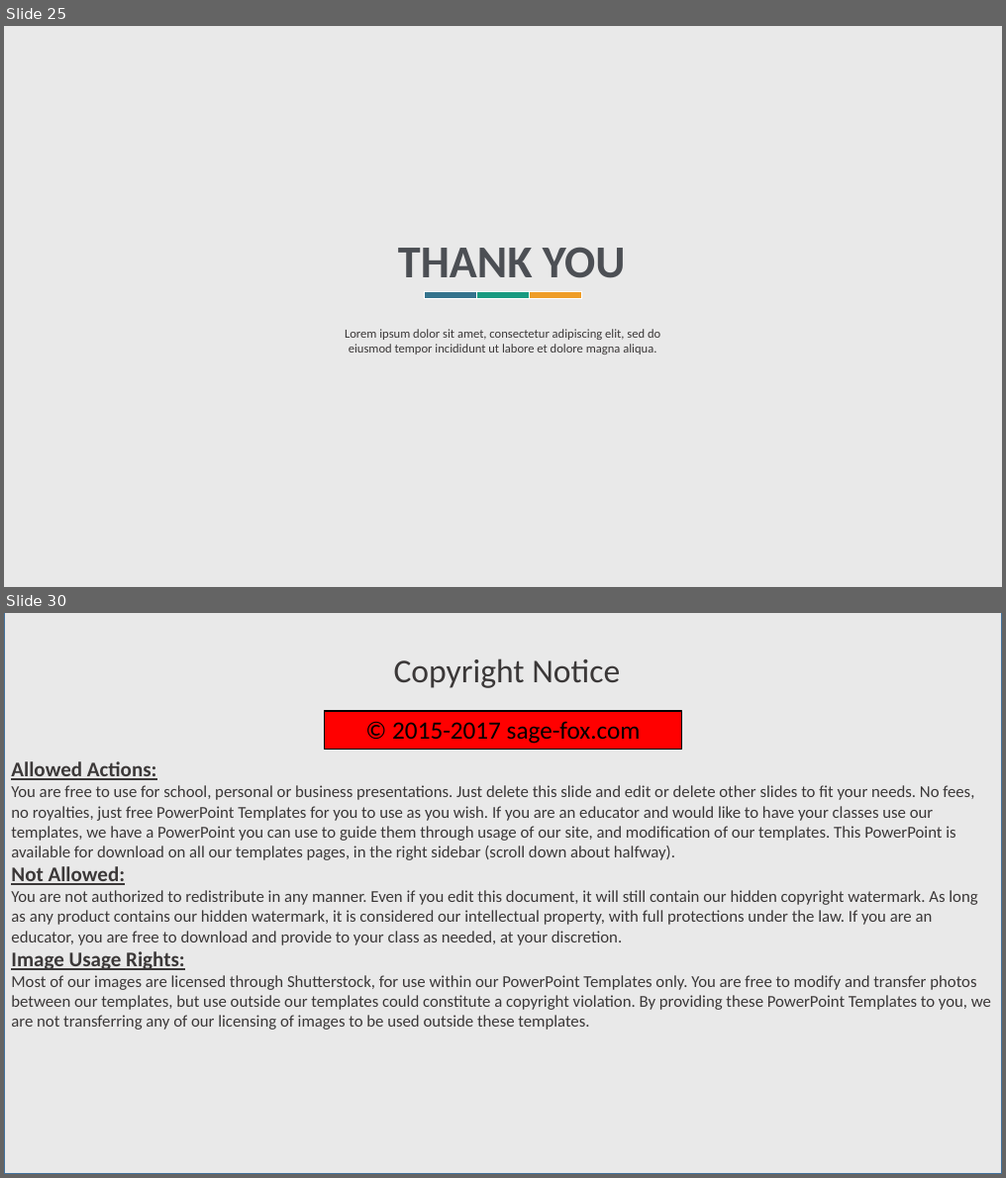
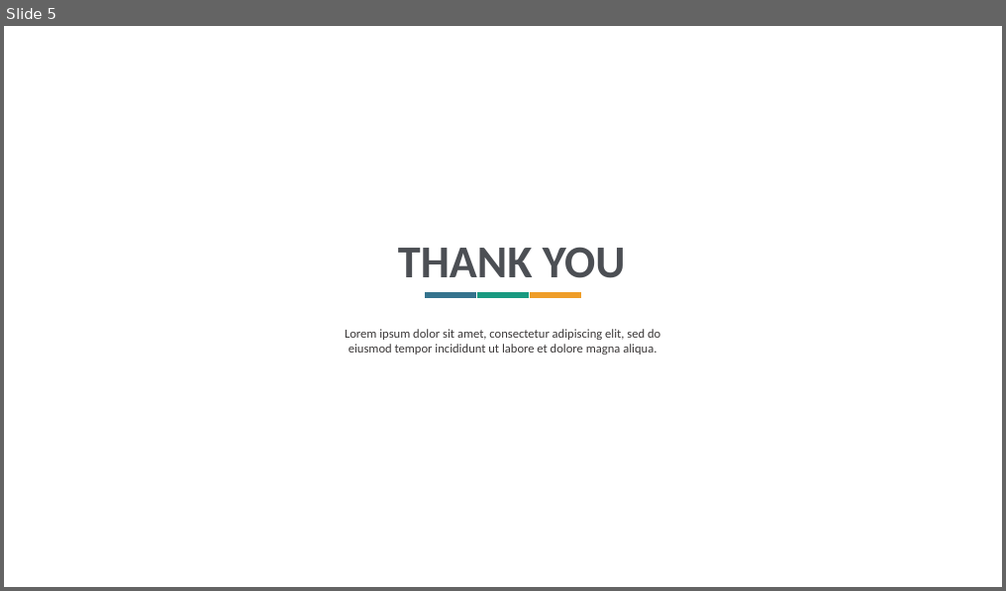
Before and after one commit to jf994/DataProtectionProject, a slide deck: docs/Presentazione.pptx. Shown one above the other, each under a label of ours: slides 25 and 30 before the commit, slide 5 after it; the slides between them are not shown. The pictures are 1006x1178 and 1006x591 pixels, drawn with LibreOffice and Linux fonts; fonts in the diff are those of the drawing; background and template pictures are left out. Boxes give left, top, right and bottom in pixels: in the first picture for what was removed or moved away, otherwise in the second. Text is boxed around its words. In the diff, an @@ line names an element or a change of style, - is before the commit and + after.

```diff
--- a/docs/Presentazione.pptx
+++ b/docs/Presentazione.pptx
@@ slide 30 removed at (4, 613, 1002, 1174), background picture (left out); not listed: 1 template element that a slide beside it also shows @@
@@ rectangle removed at (4, 613, 1002, 1174) @@
-Allowed Actions:
-You are free to use for school, personal or business presentations. Just delete this slide and edit or delete other slides to fit your needs. No fees, no royalties, just free PowerPoint Templates for you to use as you wish. If you are an educator and would like to have your classes use our templates, we have a PowerPoint you can use to guide them through usage of our site, and modification of our templates. This PowerPoint is available for download on all our templates pages, in the right sidebar (scroll down about halfway).
-Not Allowed:
-You are not authorized to redistribute in any manner. Even if you edit this document, it will still contain our hidden copyright watermark. As long as any product contains our hidden watermark, it is considered our intellectual property, with full protections under the law. If you are an educator, you are free to download and provide to your class as needed, at your discretion.
-Image Usage Rights:
-Most of our images are licensed through Shutterstock, for use within our PowerPoint Templates only. You are free to modify and transfer photos between our templates, but use outside our templates could constitute a copyright violation. By providing these PowerPoint Templates to you, we are not transferring any of our licensing of images to be used outside these templates.
@@ title removed at (394, 659, 620, 688) @@
-Copyright Notice
@@ rectangle removed at (325, 711, 681, 749) @@
-© 2015-2017 sage-fox.com
@@ what was slide 25 is now slide 5 @@
@@ slide 5 changed as well @@
@@ rectangle removed at (4, 26, 1002, 587) @@
```
Also in this commit, not shown: 3 other slides changed, 1 slide added, 28 other slides removed.
